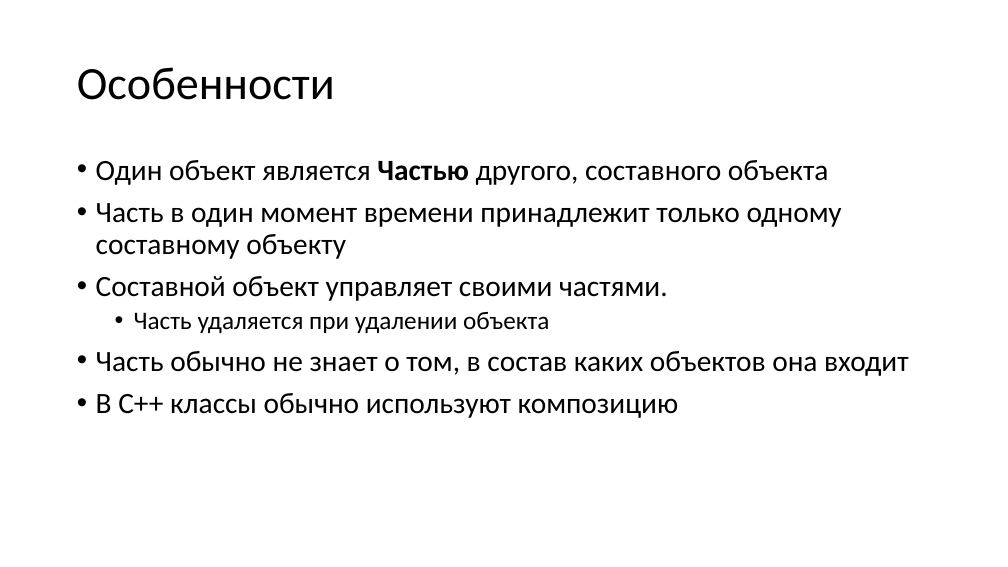
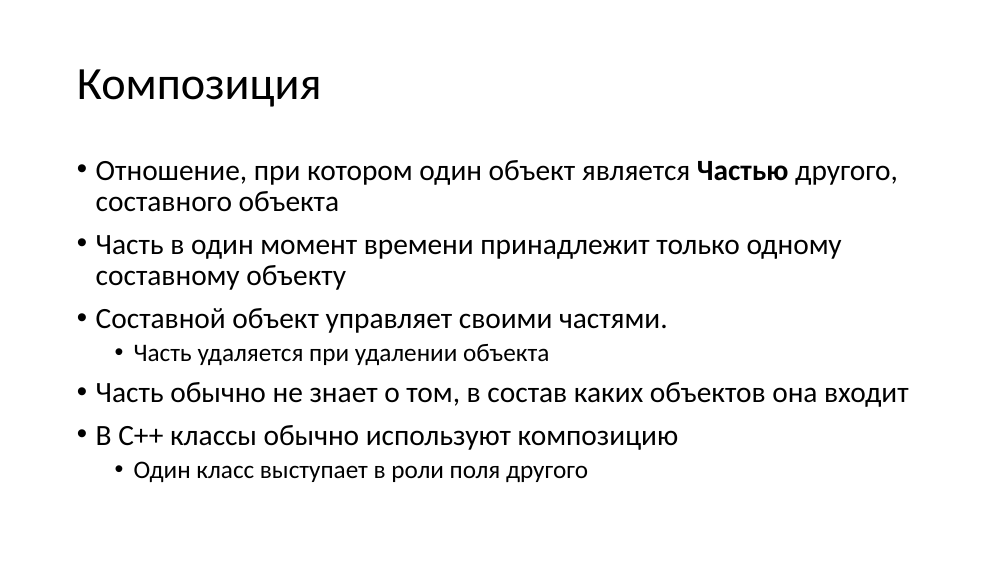
Before and after one commit to alexey-malov/oop, a slide deck: slide 8 of lectures/03/Виды отношений между классами.pptx (slide 5 before the commit). Drawn at 1008x567 pixels with LibreOffice and Linux fonts; fonts in the diff are those of the drawing. Boxes give left, top, right and bottom in pixels: in the first picture for what was removed or moved away, otherwise in the second. Text is boxed around its words. In the diff, an @@ line names an element or a change of style, - is before the commit and + after.

```diff
--- a/lectures/03/Виды отношений между классами.pptx
+++ b/lectures/03/Виды отношений между классами.pptx
@@ title at (77,69,322,107): text changed @@
-Особенности
+Композиция
@@ text at (96,160,898,212): text changed @@
-• Один объект является Частью другого, составного объекта
+• Отношение, при котором один объект является Частью другого, составного объекта
@@ text at (134,461,588,482): paragraph added @@
+  • Один класс выступает в роли поля другого
```
Also in this commit, not shown: 13 other slides changed, 5 slides added, 2 slides removed, 6 other files.
